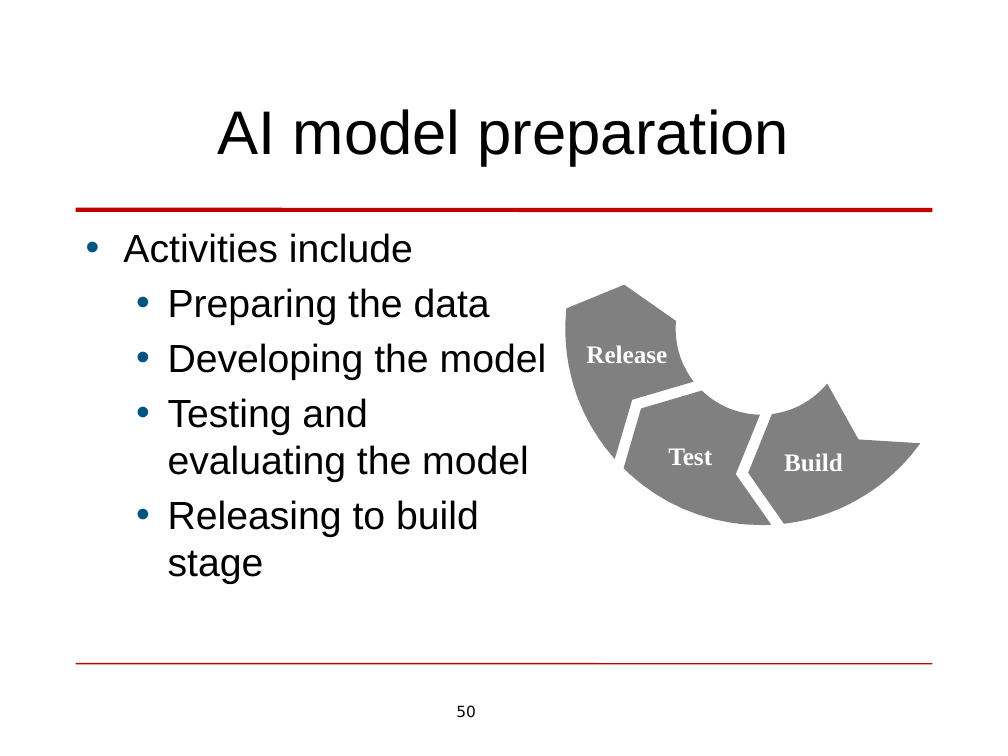
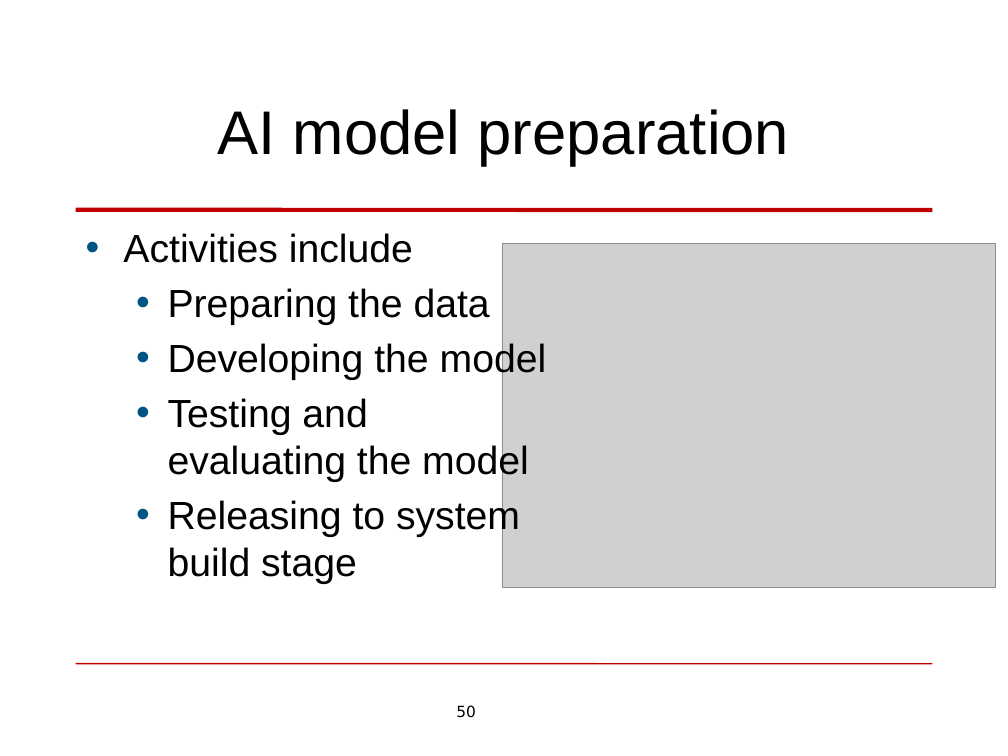
Before and after one commit to len-bass/talks, a slide deck: slide 50 of overcoming challenges of ai deployment.pptx. Drawn at 1008x756 pixels with LibreOffice and Linux fonts; fonts in the diff are those of the drawing; grey boxes stand for pictures; background and template pictures are left out. Boxes give left, top, right and bottom in pixels: in the first picture for what was removed or moved away, otherwise in the second. Text is boxed around its words. In the diff, an @@ line names an element or a change of style, - is before the commit and + after.

```diff
--- a/overcoming challenges of ai deployment.pptx
+++ b/overcoming challenges of ai deployment.pptx
@@ picture added at (502,244,996,588) @@
@@ group removed at (551,279,932,538): 4 texts, 3 freeform shapes @@
-Build
-Release
-Test
-Dev
@@ text at (168,498,520,584): text changed @@
-  • Releasing to build stage
+  • Releasing to system build stage
```
